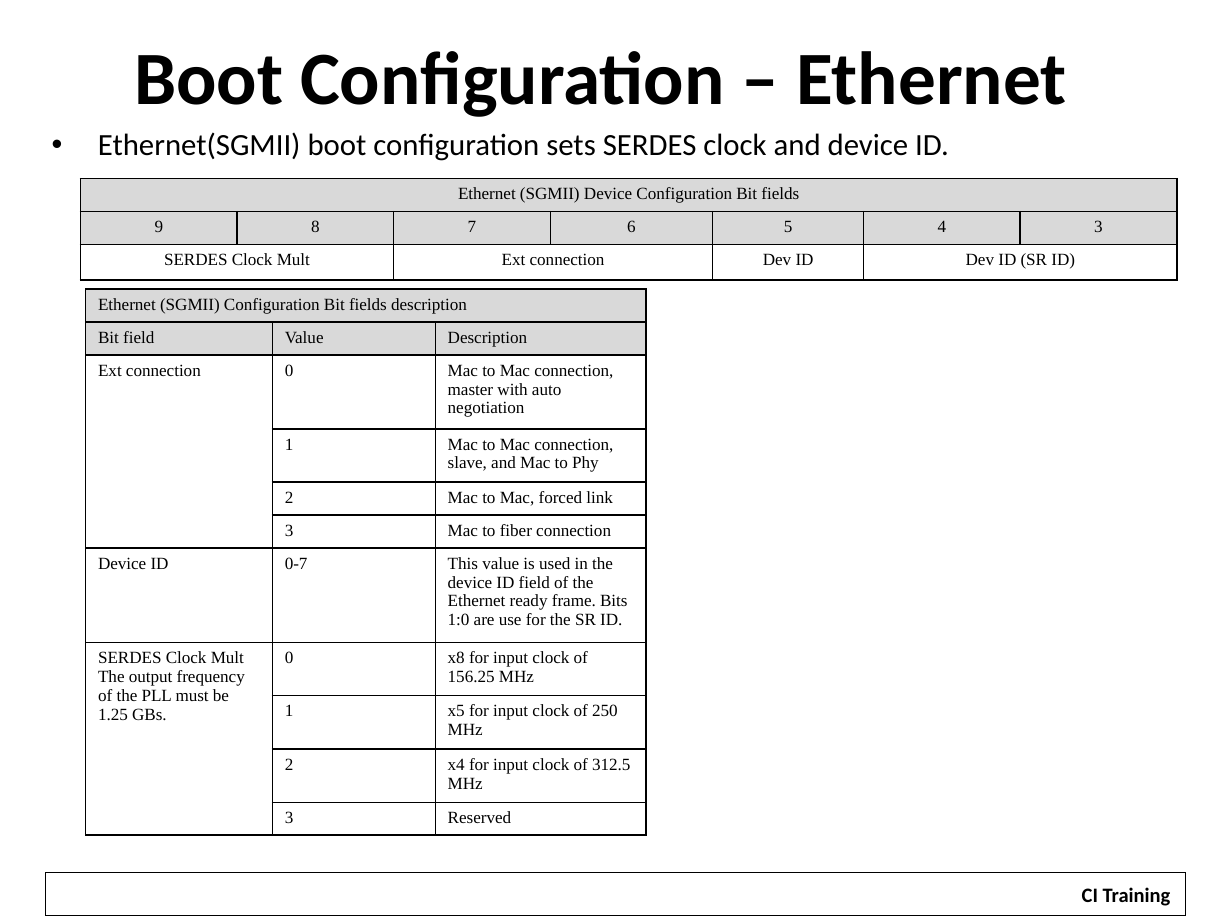
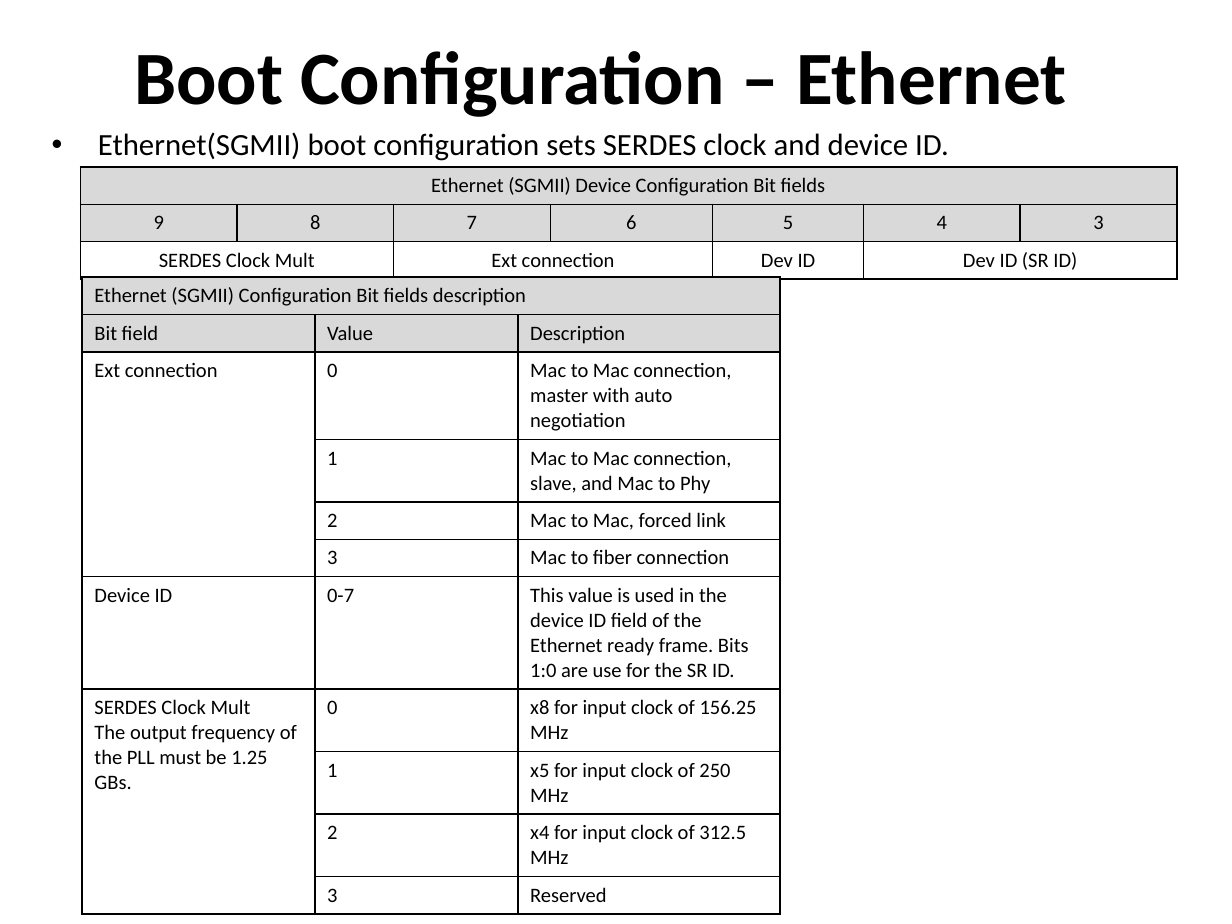
Before and after one commit to hari1989/keystone-workshop, a slide deck: slide 11 of slides/Keystone Bootloader.pptx. Drawn at 1232x924 pixels with LibreOffice and Linux fonts; fonts in the diff are those of the drawing; background and template pictures are left out. Boxes give left, top, right and bottom in pixels: in the first picture for what was removed or moved away, otherwise in the second. Text is boxed around its words. In the diff, an @@ line names an element or a change of style, - is before the commit and + after.

Commit message:
Updates for London Training

```diff
--- a/slides/Keystone Bootloader.pptx
+++ b/slides/Keystone Bootloader.pptx
@@ table at (80,168,1177,843) @@
@@ size 10 to 12 pt, font Times New Roman to Calibri @@
@@ table: place and size @@
-table at (80,179,1177,280)
+table at (80,168,1177,843)
@@ table at (83,277,781,906) @@
@@ size 10 to 12 pt, font Times New Roman to Calibri @@
@@ table: place and size @@
-table at (86,290,647,835)
+table at (83,277,781,906)
@@ rectangle added at (31,869,1191,918), fill #FFFFFF @@
@@ rectangle removed at (46,872,1186,915) @@
@@ rectangle removed at (1068,876,1184,913) @@
-CI Training
```
Also in this commit, not shown: 30 other slides changed, 1 slide removed, 14 other files.
